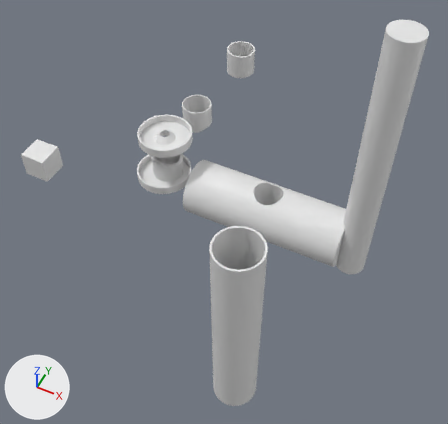
Before and after pictures for a commit that changed the Blender file hydroponic-fittings/hydroponic-fittings.blend.
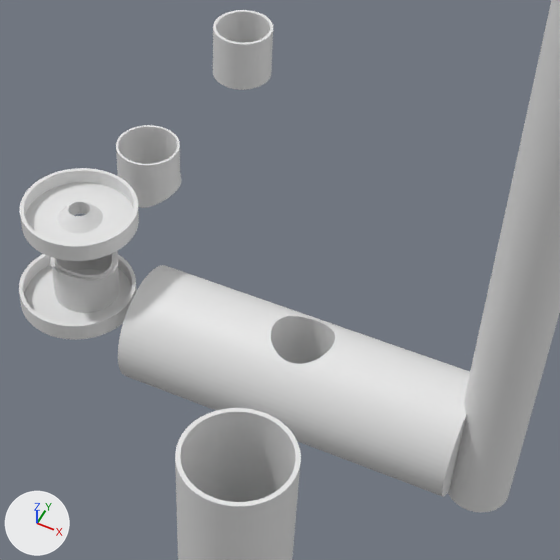
Each version appears first whole from a 50 mm lens placed at (497.0, -746.0, 876.0), pointed at (178.0, -107.0, 77.0), and next in a close-up on the part from 29% to 87% of the width and 9% to 70% of the height. Every picture has the same lights, and +X, +Y and +Z are marked at lower left.

The first close-up shows '108-OD', '2-inch-OD', '2in-pipe', 'cap-4in', 'cap-wide', 'flange-station', 'station', 'station.001'.
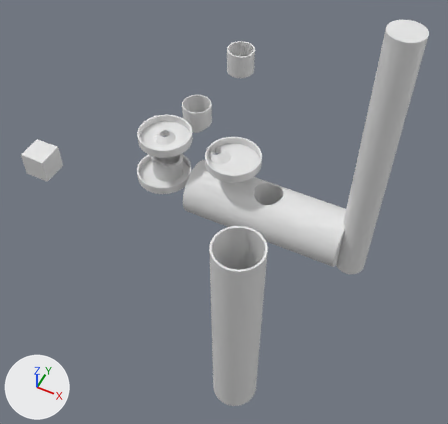
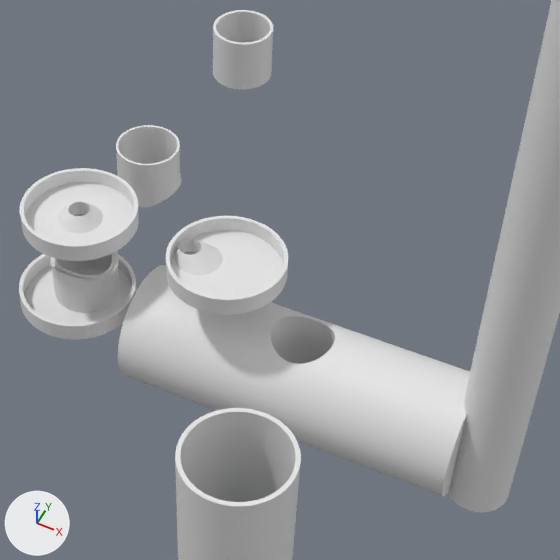
Commit message: autosync offset cap

What differs and where, as boxes (x1, y1, x2, y2) in the close-ups (560 x 560 px):
'cap-offset', added
    after: (166, 216, 288, 315)

Edits to the bpy script that builds the scene:
```text
Add me_circle_005:
    me_circle_005.from_pydata(...)  # 640 vertices, 640 faces; spans x -1.1..0.9, y -1.2..0.8, z 0.0..17.1
Add ob_cap_offset:
    ob_cap_offset = bpy.data.objects.new('cap-offset', me_circle_005)
    ob_cap_offset.location = (146.9, 8.8, 88.6)
    ob_cap_offset.scale = (52.0, 52.0, 1.0)
```
